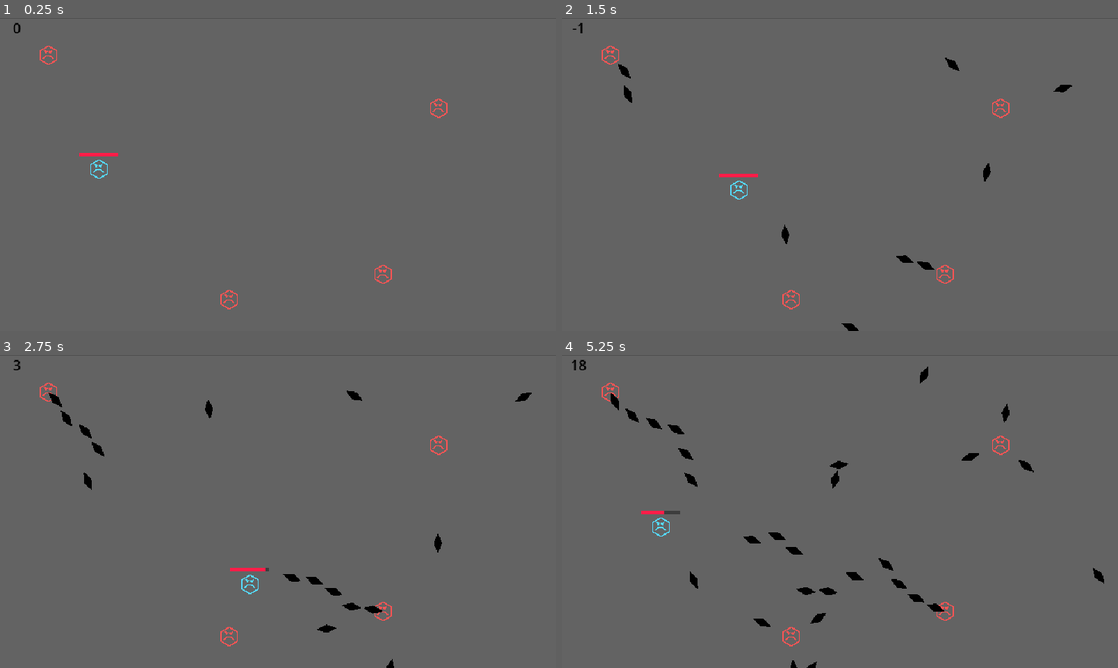
Above: before the commit, frames 1-4 (two rows, left to right).
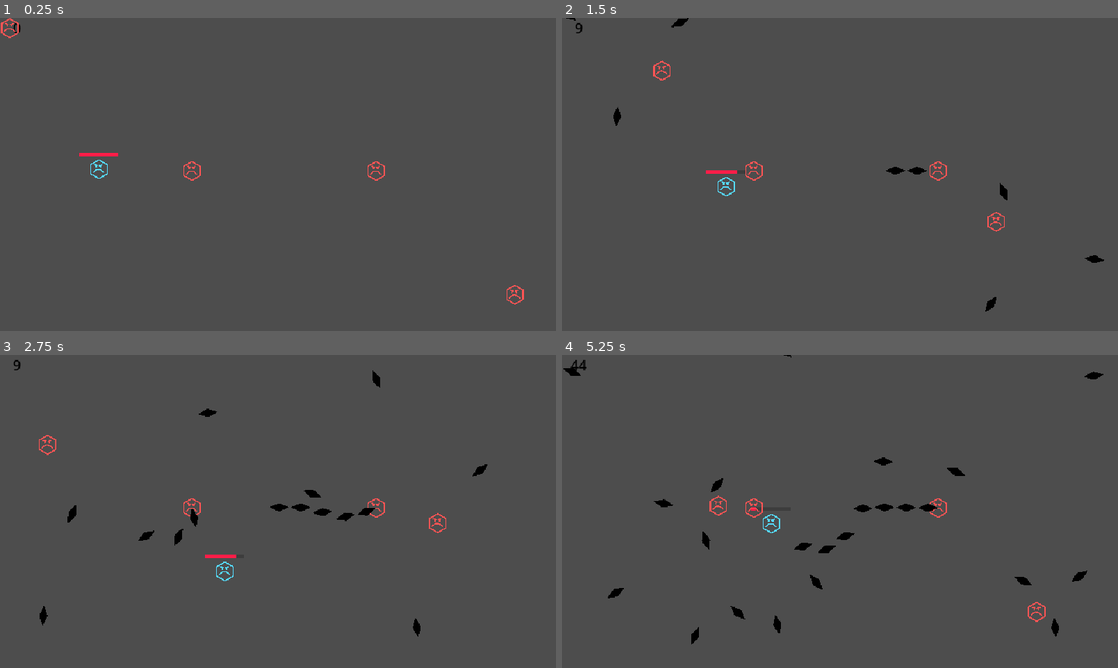
Above: after the commit, the same moments.

Repository: sushantvsb19/BulletHellJam7
Game: Godot game, scene res://Scenes/TestScene.tscn
The game is run twice, just before and just after one commit, with the same random seed, the same clock (stepped at 60 frames per second) and the same inputs. The engine's default icon, where the game draws it, is replaced by a stand-in: a white triangle on a blue panel in a dark square.
Inputs:
- Up to frame 1 (0.25 s): no input
- Up to frame 2 (1.5 s): hold D (MoveRight) 0.53-1.28 s; hold S (MoveDown) from 1.28 s (still down)
- Up to frame 3 (2.75 s): release S (MoveDown) at 2.03 s; hold D (MoveRight) from 2.03 s (still down)
- Up to frame 4 (5.25 s): release D (MoveRight) at 2.78 s; hold W (MoveUp) 2.78-3.53 s; hold A (MoveLeft) 3.53-5.03 s; hold S (MoveDown) from 5.03 s (still down)

The runs differ from the first frame. In frame 1, 0.5% of the frame differs, in the area x 0-95%, y 0-94%; in frame 2, 1.5%; in frame 3, 2.2%; in frame 4, 3.1%, in the area x 0-98%, y 0-100%.

Commit message:
Added wall collision and enemy types and movement

Diff:
--- a/Scenes/TestScene.tscn
+++ b/Scenes/TestScene.tscn
@@ -12,9 +12,12 @@
 
 [sub_resource type="LabelSettings" id="LabelSettings_8k7wh"]
 
+[sub_resource type="RectangleShape2D" id="RectangleShape2D_8k7wh"]
+
 [node name="TestScene" type="Node2D" unique_id=659843686]
 
 [node name="ColorRect" type="ColorRect" parent="." unique_id=1807046021]
+visible = false
 modulate = Color(0.39, 0.39, 0.39, 1)
 z_index = -11
 offset_top = 1.0
@@ -34,6 +37,7 @@
 max_value = 10.0
 value = 10.0
 show_percentage = false
+metadata/_edit_use_anchors_ = true
 
 [node name="Label" type="Label" parent="." unique_id=1843855242]
 modulate = Color(0, 0, 0, 1)
@@ -44,15 +48,37 @@
 script = ExtResource("3_8k7wh")
 
 [node name="Shooter" parent="." unique_id=1096957462 instance=ExtResource("1_b5ayd")]
-position = Vector2(505, 104)
+position = Vector2(433, 176)
+
+[node name="Shooter2" parent="." unique_id=621727643 instance=ExtResource("1_b5ayd")]
+position = Vector2(610, 334)
 type = 1
 
-[node name="Shooter2" parent="." unique_id=621727643 instance=ExtResource("1_b5ayd")]
-position = Vector2(441, 295)
-
 [node name="Shooter3" parent="." unique_id=488037460 instance=ExtResource("1_b5ayd")]
-position = Vector2(56, 43)
+position = Vector2(30, 26)
+type = 1
 
 [node name="Shooter4" parent="." unique_id=735520467 instance=ExtResource("1_b5ayd")]
-position = Vector2(264, 324)
-type = 1
+position = Vector2(221, 176)
+
+[node name="Bounds" type="StaticBody2D" parent="." unique_id=1620336388]
+position = Vector2(320, 370)
+
+[node name="UpperBound" type="CollisionShape2D" parent="Bounds" unique_id=766253392]
+position = Vector2(0, -380)
+scale = Vector2(34, 1)
+shape = SubResource("RectangleShape2D_8k7wh")
+
+[node name="LowerBound" type="CollisionShape2D" parent="Bounds" unique_id=1322185872]
+scale = Vector2(34, 1)
+shape = SubResource("RectangleShape2D_8k7wh")
+
+[node name="LeftBound" type="CollisionShape2D" parent="Bounds" unique_id=1148128929]
+position = Vector2(-330, -190)
+scale = Vector2(1, 18)
+shape = SubResource("RectangleShape2D_8k7wh")
+
+[node name="RightBound" type="CollisionShape2D" parent="Bounds" unique_id=816810132]
+position = Vector2(330, -190)
+scale = Vector2(1, 18)
+shape = SubResource("RectangleShape2D_8k7wh")
--- a/Scripts/player.gd
+++ b/Scripts/player.gd
@@ -3,10 +3,9 @@
 
 @onready var health_bar = $HealthBar
 var health = 10
-var move_speed = 2
+var move_speed = 100
 
 var _movement_input: Vector2 = Vector2()
-var _movement_vector: Vector2 = Vector2()
 
 # Called when the node enters the scene tree for the first time.
 func _ready():
@@ -31,8 +30,8 @@
 	if Input.is_action_pressed("MoveRight"):
 		_movement_input.x += 1
 
-	_movement_vector = _movement_input.normalized()*move_speed
-	position += _movement_vector
+	velocity = _movement_input.normalized()*move_speed
+	move_and_slide()
 
 func take_damage(amount: int):
 	health-=amount
--- a/Scripts/shooter.gd
+++ b/Scripts/shooter.gd
@@ -2,6 +2,7 @@
 
 enum ShooterType { Paranoia, ADHD }
 enum AimType { Direct, Predictive, Random }
+enum MovementType { None, Random }
 
 @export var type = ShooterType.Paranoia
 
@@ -10,8 +11,14 @@
 var aim_type: AimType
 var shot_speed: int
 var num_spread_shots: int
+var movement_type: MovementType
+var move_speed: int = 100
+var min_wait: float = 0.5
+var max_wait: float = 3
 
 var _time_since_shot = 0
+var _time_since_state = 0
+var _wait_time = 0
 var _players
 
 # Called when the node enters the scene tree for the first time.
@@ -26,17 +33,24 @@
 			aim_type = AimType.Direct
 			shot_speed = 50
 			num_spread_shots = 1
+			movement_type = MovementType.None
 
 		ShooterType.ADHD:
 			fire_delay = 1
 			aim_type = AimType.Random
 			shot_speed = 150
 			num_spread_shots = 3
+			movement_type = MovementType.Random
 
 # Called every frame. 'delta' is the elapsed time since the previous frame.
 func _process(delta: float) -> void:
 	_time_since_shot+=delta
+	_process_fire()
 
+	_time_since_state+=delta
+	_process_movement()
+
+func _process_fire():
 	if _time_since_shot >= fire_delay:
 		_time_since_shot -= fire_delay
 
@@ -62,7 +76,7 @@
 				shot_angle = rad_to_deg((target.position-position).angle())
 
 			AimType.Predictive:
-				var prediction = target.position+(target._movement_vector*60*target_dist/shot_speed)
+				var prediction = target.position+(target.velocity*target_dist/shot_speed)
 				shot_angle = rad_to_deg((prediction-position).angle())
 
 			AimType.Random:
@@ -71,6 +85,22 @@
 		for i in range(num_spread_shots):
 			shoot(shot_angle+i*(360/num_spread_shots), shot_speed)
 
+func _process_movement():
+	var collided = move_and_slide()
+
+
+	if (_time_since_state < _wait_time) and not collided:
+		return
+
+	_time_since_state = 0
+	_wait_time = randf_range(min_wait, max_wait)
+
+	match movement_type:
+
+		MovementType.Random:
+			var move_dir = Vector2.from_angle(deg_to_rad(randf()*360))
+			velocity = move_dir*move_speed
+
 func shoot(direction: float, speed: float):
 	var new_bullet = obj_bullet.instantiate()
 	new_bullet.velocity = Vector2(speed, 0).rotated(deg_to_rad(direction))
